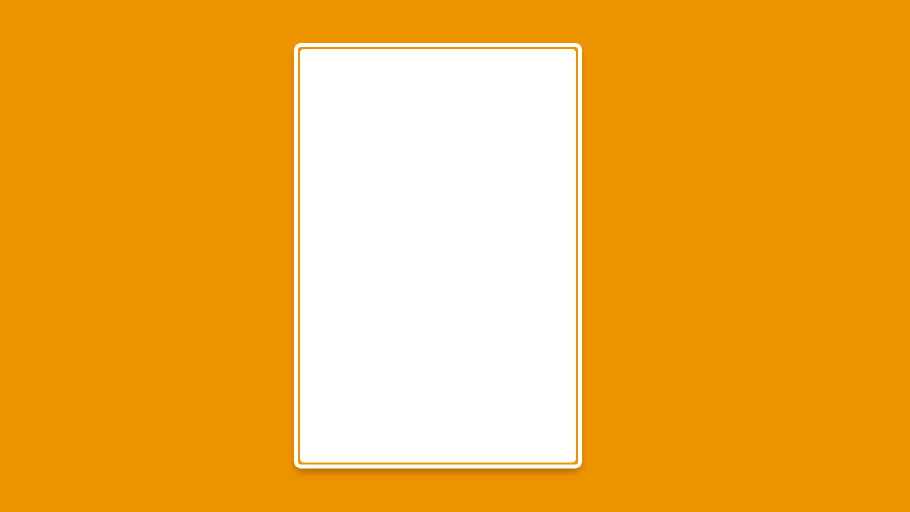
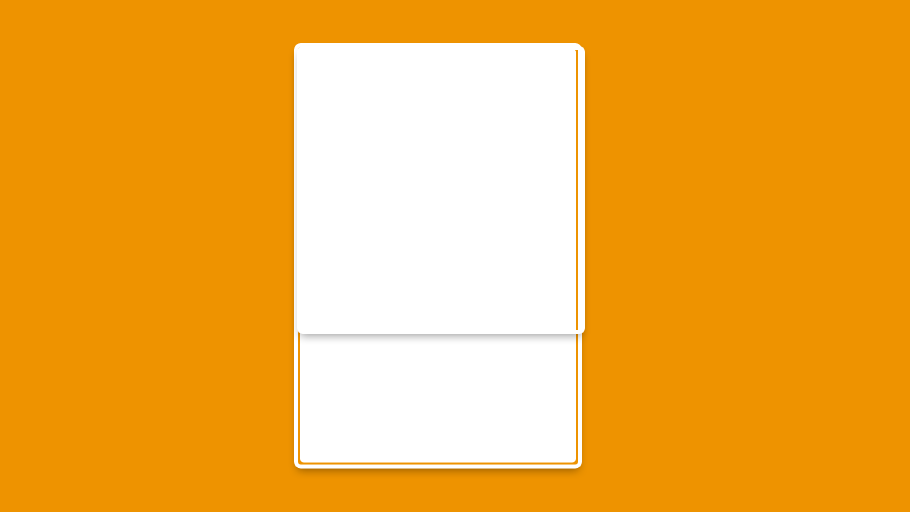
Layers edited between the first and the second 910x512 image:
showed group "square" (3 layers) over [300, 49, 582, 331]
